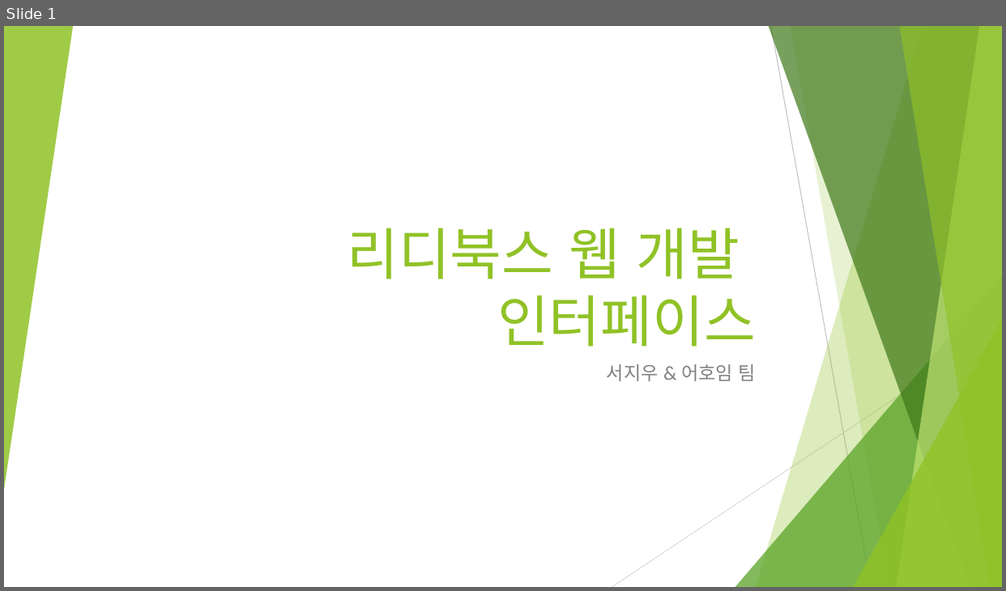
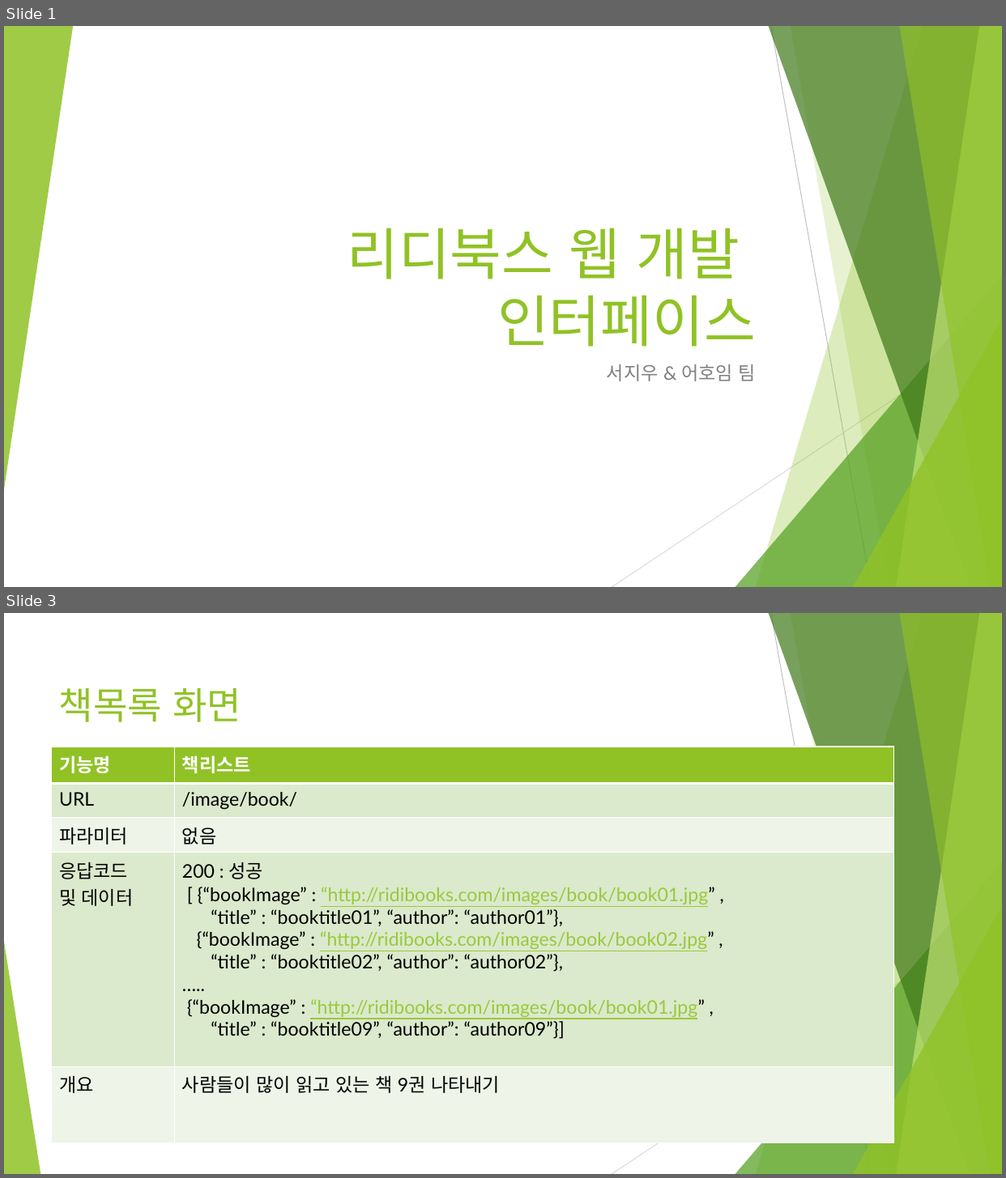
Before and after one commit to ridibooks-web/ridibooks, a slide deck: 리디북스 인터페이스.pptx. Shown one above the other, each under a label of ours: slide 1 before the commit, slides 1 and 3 after it; the slides between them are not shown. The pictures are 1006x591 and 1006x1178 pixels, drawn with LibreOffice and Linux fonts; fonts in the diff are those of the drawing. Boxes give left, top, right and bottom in pixels: in the first picture for what was removed or moved away, otherwise in the second. Text is boxed around its words. In the diff, an @@ line names an element or a change of style, - is before the commit and + after.

```diff
--- a/리디북스 인터페이스.pptx
+++ b/리디북스 인터페이스.pptx
@@ slide 3 added at (x1=4, y1=613, x2=1002, y2=1174), background #FFFFFF; not listed: 9 template elements that a slide beside it also shows @@
@@ text added at (x1=59, y1=688, x2=241, y2=722), 36 pt, text #90C226 @@
+책목록 화면
@@ table added at (x1=52, y1=747, x2=894, y2=1144), 5 rows, 2 columns @@
+기능명 | 책리스트
+URL | /image/book/
+파라미터 | 없음
+응답코드 / 및 데이터 | 200 : 성공 / [ {“bookImage” : “http://ridibooks.com/images/book/book01.jpg” , / “title” : “booktitle01”, “author”: “author01”}, / {“bookImage” : “http://ridibooks.com/images/book/book02.jpg” , / “title” : “booktitle02”, “author”: “author02”}, / ….. / {“bookImage” : “http://ridibooks.com/images/book/book01.jpg” , / “title” : “booktitle09”, “author”: “author09”}]
+개요 | 사람들이 많이 읽고 있는 책 9권 나타내기
@@ triangle added at (x1=4, y1=942, x2=40, y2=1174), fill #90C226 at 85% opacity @@
```
Also in this commit, not shown: 14 slides changed, 3 other slides added, 7 slides removed, 1 other file.
